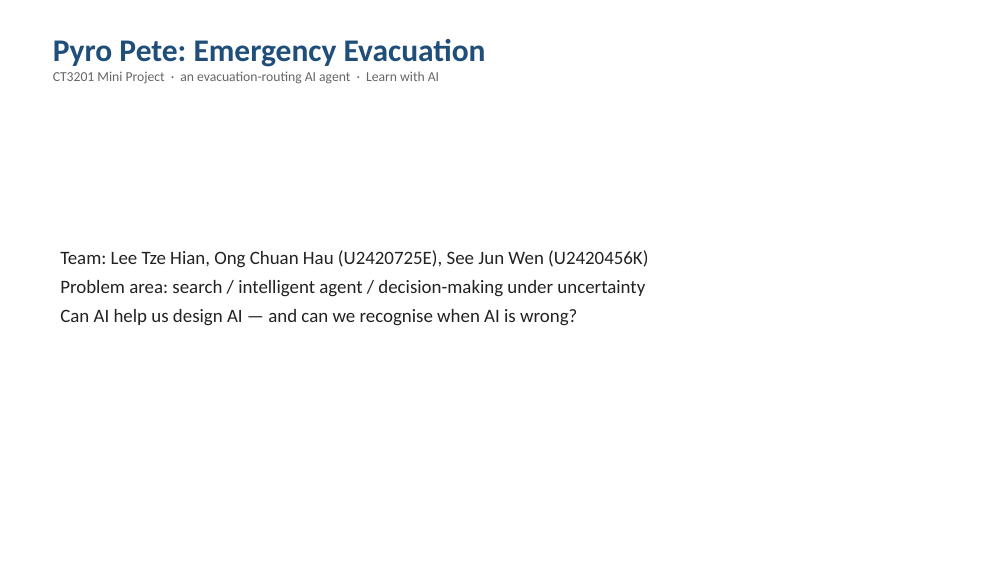
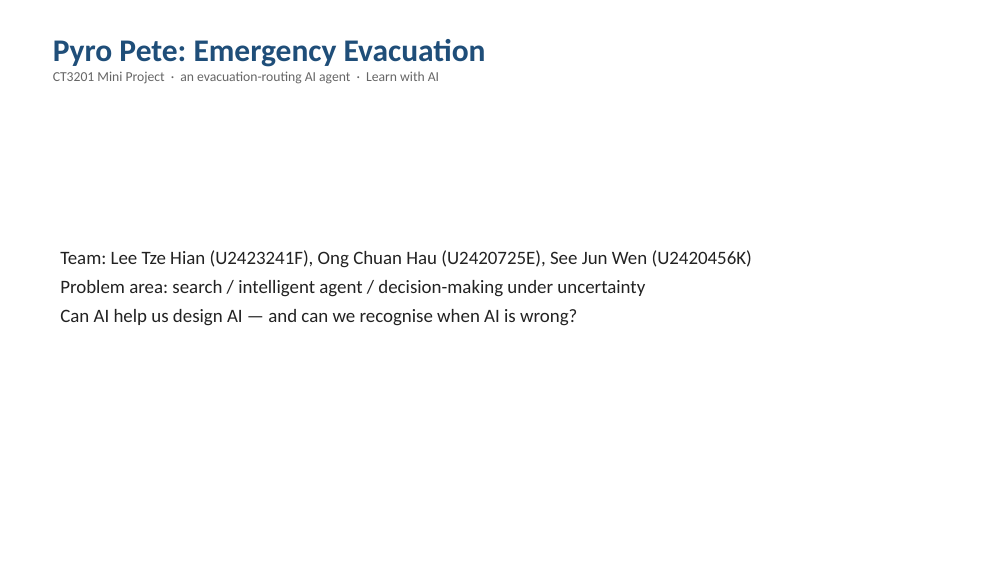
Before and after one commit to Jeb-Lee/CT3201_AI, a slide deck: slide 1 of docs/report/CT3201_Slides.pptx. Drawn at 1008x567 pixels with LibreOffice and Linux fonts; fonts in the diff are those of the drawing. Boxes give left, top, right and bottom in pixels: in the first picture for what was removed or moved away, otherwise in the second. Text is boxed around its words. In the diff, an @@ line names an element or a change of style, - is before the commit and + after.

```diff
--- a/docs/report/CT3201_Slides.pptx
+++ b/docs/report/CT3201_Slides.pptx
@@ text at (60,250,752,268): text changed @@
-Team: Lee Tze Hian, Ong Chuan Hau (U2420725E), See Jun Wen (U2420456K)
+Team: Lee Tze Hian (U2423241F), Ong Chuan Hau (U2420725E), See Jun Wen (U2420456K)
```
